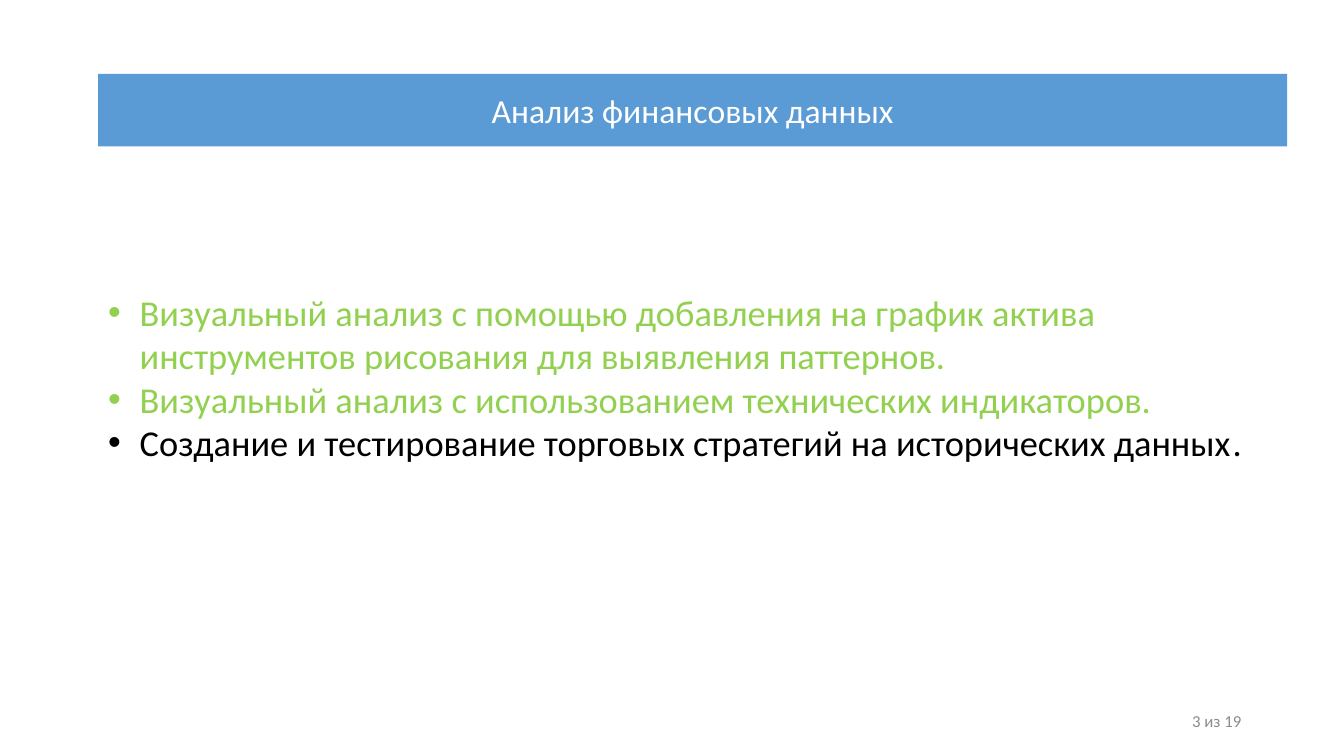
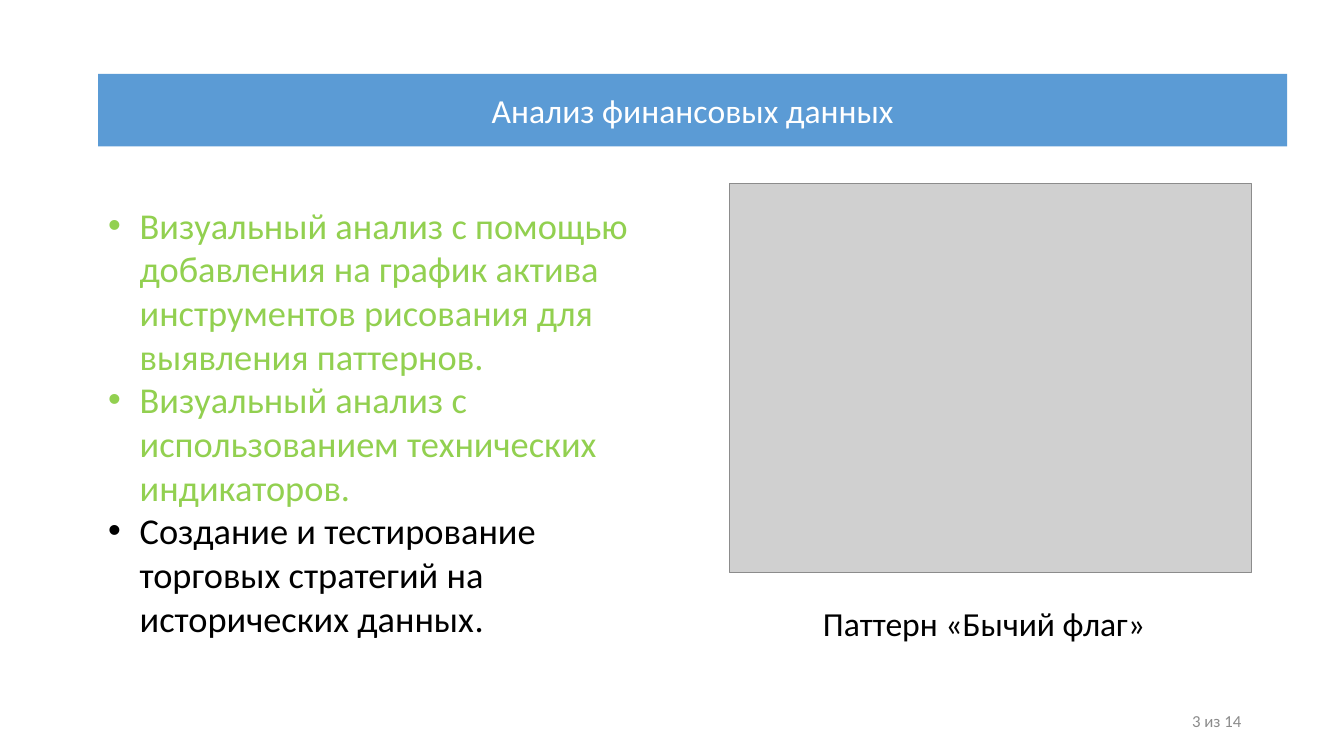
Before and after one commit to IliiaDenisov/masters-thesis, a slide deck: slide 3 of src/Презентация диплома.pptx. Drawn at 1344x756 pixels with LibreOffice and Linux fonts; fonts in the diff are those of the drawing; grey boxes stand for pictures. Boxes give left, top, right and bottom in pixels: in the first picture for what was removed or moved away, otherwise in the second. Text is boxed around its words. In the diff, an @@ line names an element or a change of style, - is before the commit and + after.

```diff
--- a/src/Презентация диплома.pptx
+++ b/src/Презентация диплома.pptx
@@ text "Визуальный анализ с помощью добавления ..." rewrapped from bbox=[140, 301, 1242, 462] to bbox=[140, 214, 628, 638] @@
@@ picture added at bbox=[730, 184, 1252, 573] @@
@@ text added at bbox=[823, 613, 1145, 642], 24 pt, text #000000 @@
+Паттерн «Бычий флаг»
@@ text at bbox=[1192, 716, 1241, 727]: text changed @@
-3 из 19
+3 из 14
```
Also in this commit, not shown: 12 other slides changed, 5 slides removed.
